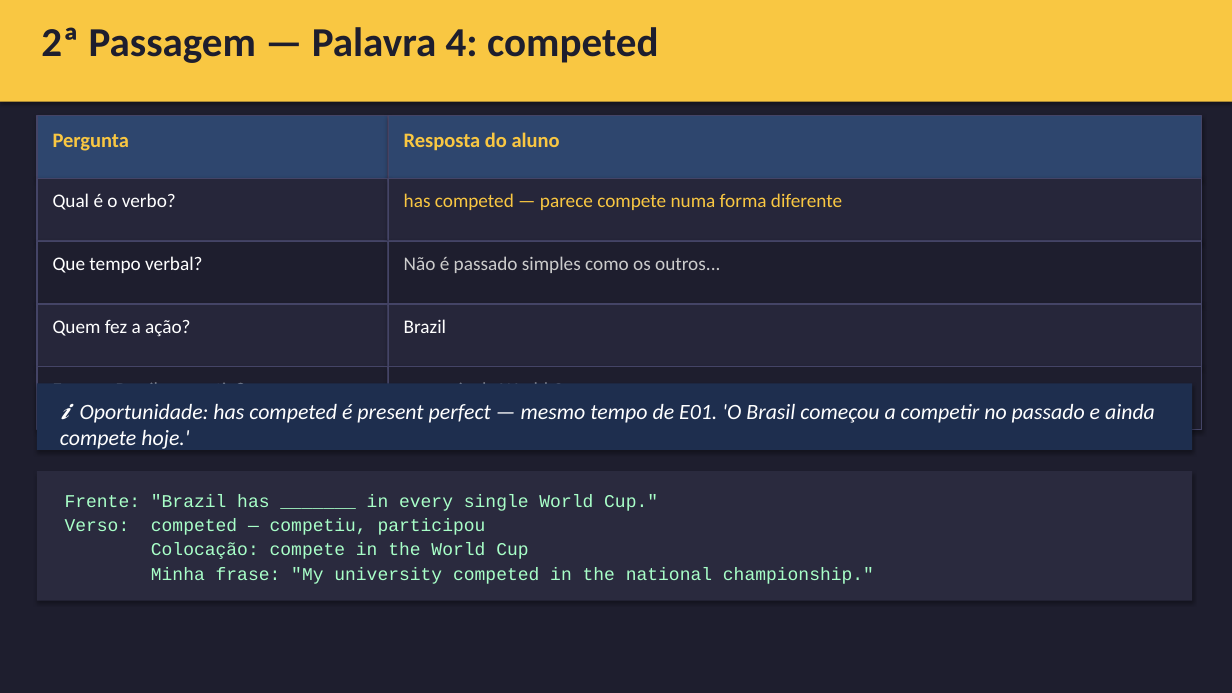
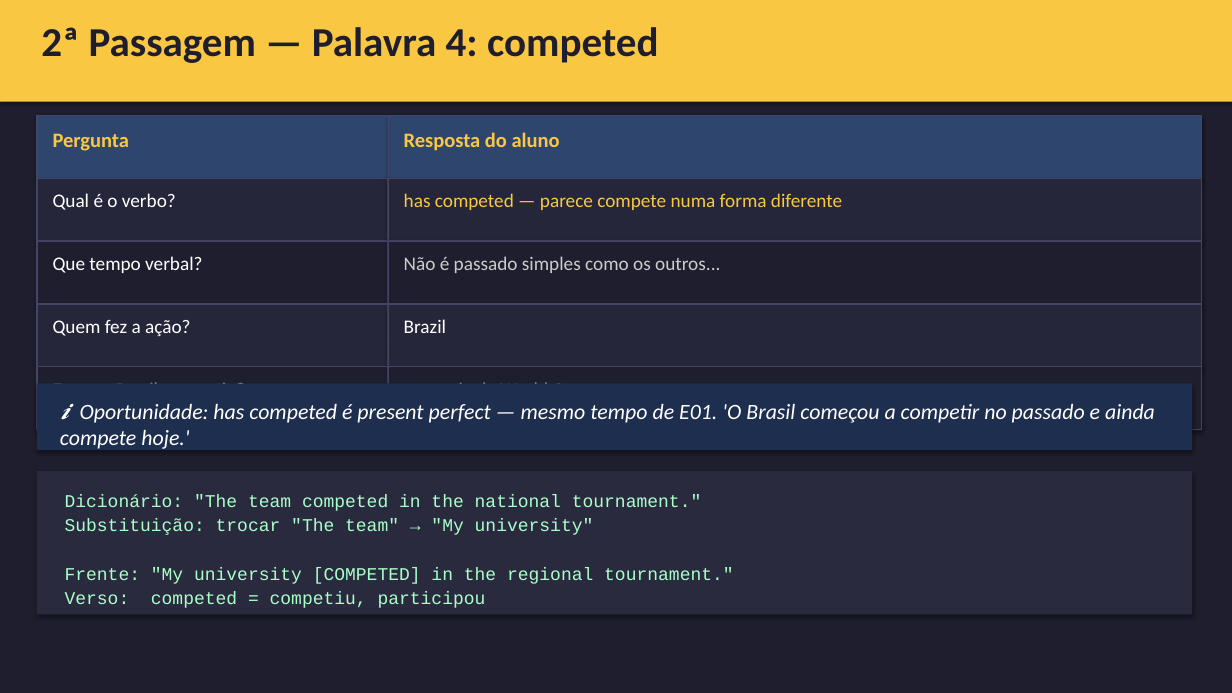
Before and after one commit to emadruga/StudyAmigoApp, a slide deck: slide 20 of placement_exam/planning_E02/E02_slides_Tier1_Duas_Passagem_v1.0.pptx. Drawn at 1232x693 pixels with LibreOffice and Linux fonts; fonts in the diff are those of the drawing. Boxes give left, top, right and bottom in pixels: in the first picture for what was removed or moved away, otherwise in the second. Text is boxed around its words. In the diff, an @@ line names an element or a change of style, - is before the commit and + after.

```diff
--- a/placement_exam/planning_E02/E02_slides_Tier1_Duas_Passagem_v1.0.pptx
+++ b/placement_exam/planning_E02/E02_slides_Tier1_Duas_Passagem_v1.0.pptx
@@ rectangle: place and size @@
-rectangle at <box>37,471,1192,601</box>
+rectangle at <box>37,471,1192,615</box>
@@ text at <box>65,495,733,608</box>: text changed @@
-Frente: "Brazil has _______ in every single World Cup."
-Verso: competed — competiu, participou
-Colocação: compete in the World Cup
-Minha frase: "My university competed in the national championship."
+Dicionário: "The team competed in the national tournament."
+Substituição: trocar "The team" → "My university"
+Frente: "My university [COMPETED] in the regional tournament."
+Verso: competed = competiu, participou
```
Also in this commit, not shown: 12 other slides changed, 1 other file.
